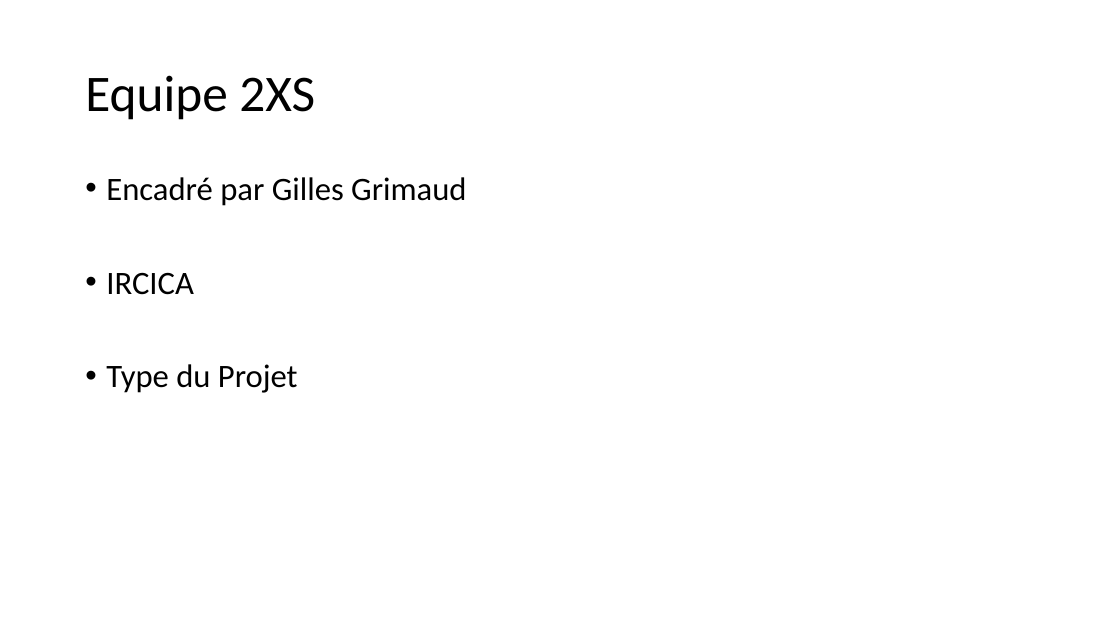
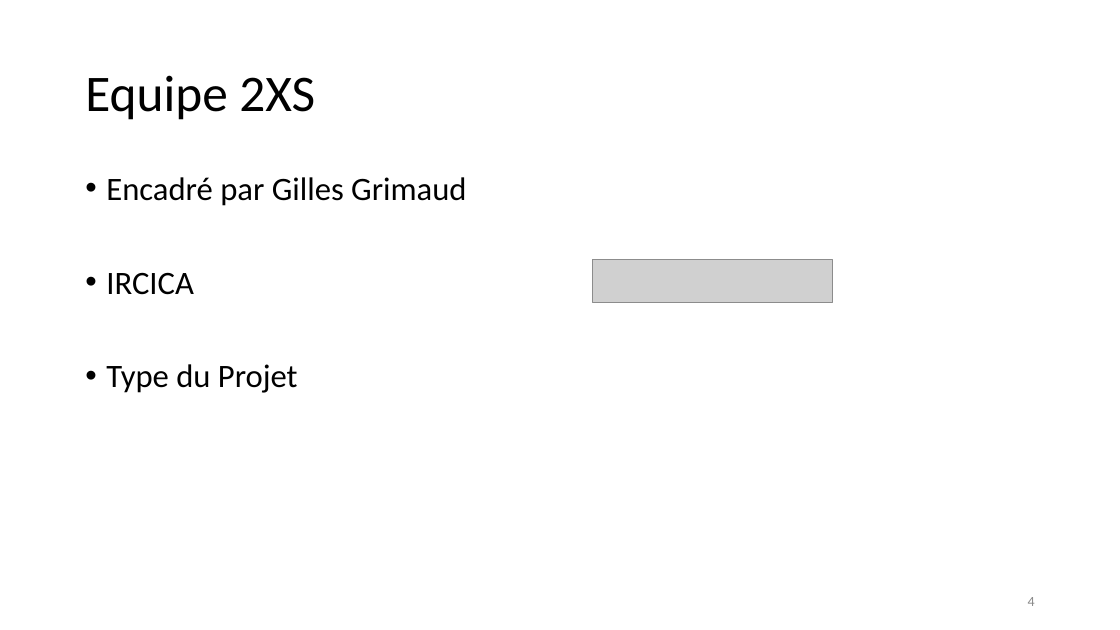
Before and after one commit to SquierDotQn/6lp-sniffer, a slide deck: slide 4 of Présentation1.odp (slide 3 before the commit). Drawn at 1120x630 pixels with LibreOffice and Linux fonts; fonts in the diff are those of the drawing; grey boxes stand for pictures; background and template pictures are left out. Boxes give left, top, right and bottom in pixels: in the first picture for what was removed or moved away, otherwise in the second. Text is boxed around its words. In the diff, an @@ line names an element or a change of style, - is before the commit and + after.

```diff
--- a/Présentation1.odp
+++ b/Présentation1.odp
@@ picture added at (593, 260, 833, 302) @@
@@ page number added at (1028, 597, 1035, 606), 12 pt, text #898989 @@
+4
```
Also in this commit, not shown: 5 other slides changed, 3 slides added, 3 slides removed.
